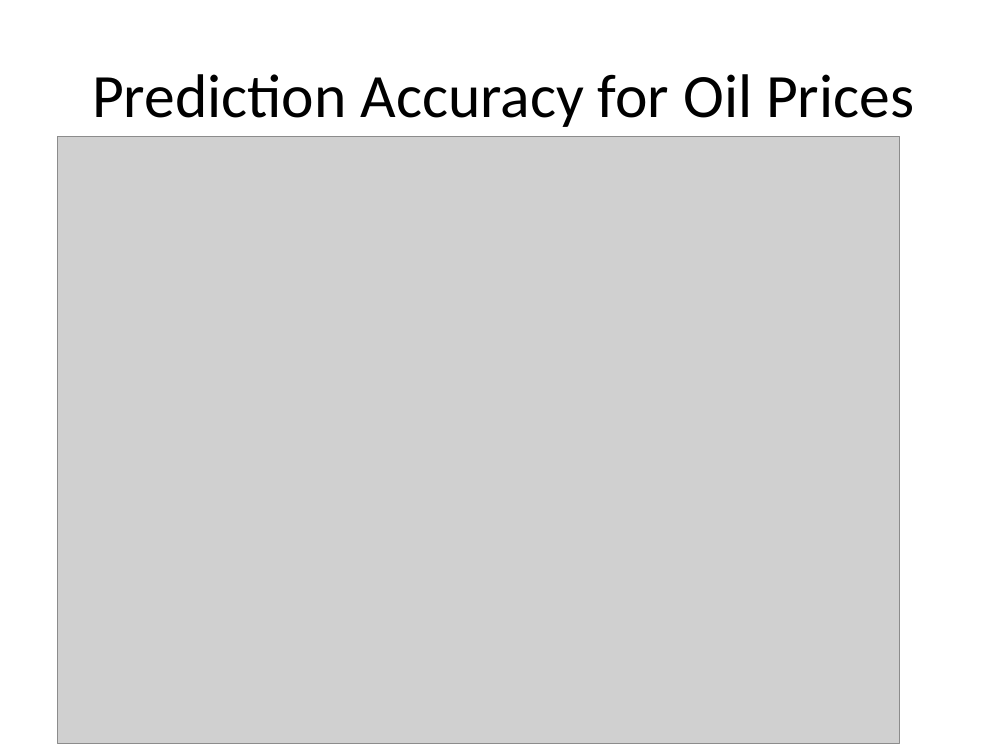
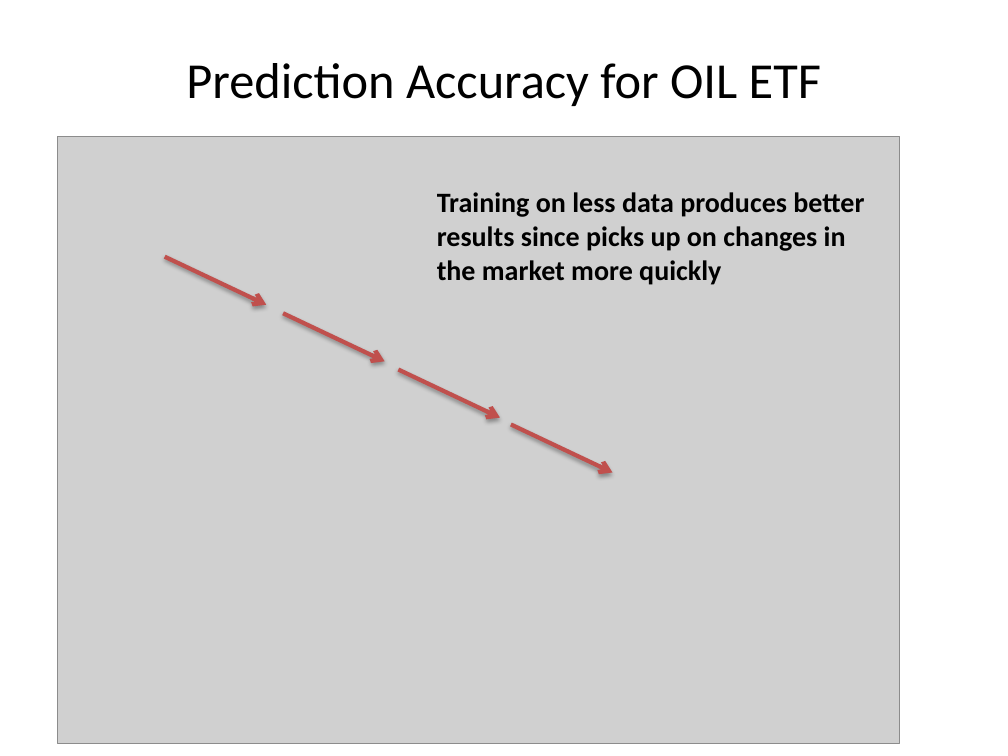
Before and after one commit to wilkung/Predicting_Markets_with_Neural_Nets, a slide deck: slide 12 of Kojack_Presentation.pptx (slide 15 before the commit). Drawn at 1008x756 pixels with LibreOffice and Linux fonts; fonts in the diff are those of the drawing; grey boxes stand for pictures. Boxes give left, top, right and bottom in pixels: in the first picture for what was removed or moved away, otherwise in the second. Text is boxed around its words. In the diff, an @@ line names an element or a change of style, - is before the commit and + after.

```diff
--- a/Kojack_Presentation.pptx
+++ b/Kojack_Presentation.pptx
@@ title at (x1=186, y1=63, x2=821, y2=106): text changed; size 44 to 36 pt @@
-Prediction Accuracy for Oil Prices
+Prediction Accuracy for OIL ETF
@@ text added at (x1=437, y1=192, x2=864, y2=285), 20 pt, text #000000, bold @@
+Training on less data produces better results since picks up on changes in the market more quickly
@@ arrow added from (164, 257) to (266, 304), #C0504D 3 pt @@
@@ arrow added from (283, 313) to (385, 361), #C0504D 3 pt @@
@@ arrow added from (398, 370) to (500, 417), #C0504D 3 pt @@
@@ arrow added from (511, 424) to (613, 473), #C0504D 3 pt @@
```
Also in this commit, not shown: 8 other slides changed, 6 slides added, 5 slides removed, 10 other files.
